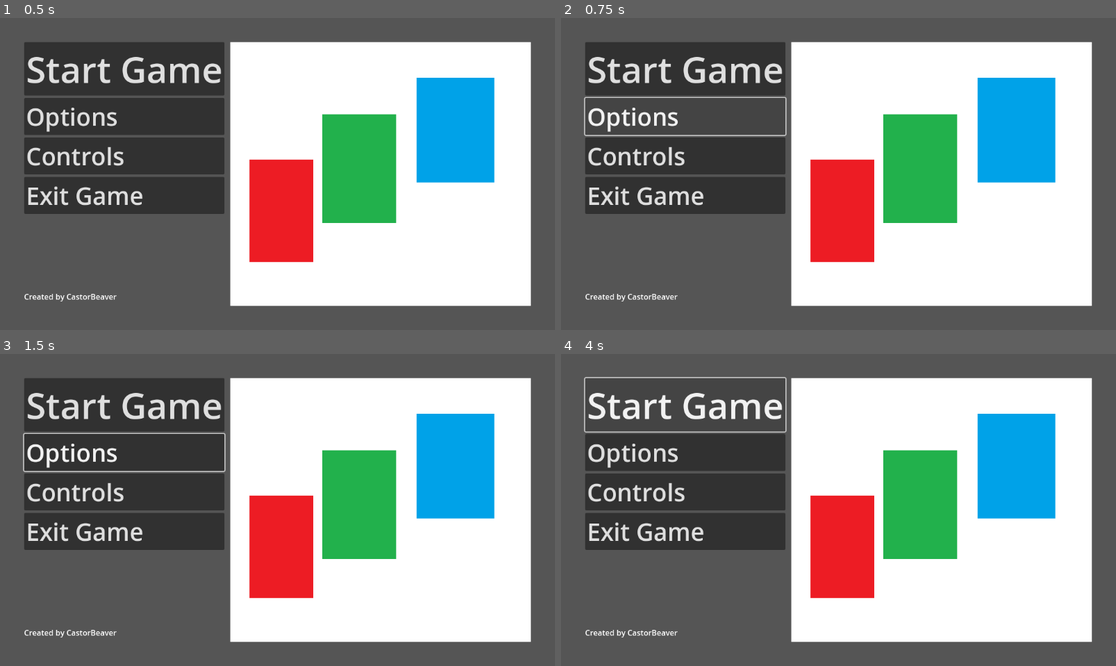
Above: before the commit, frames 1-4 (two rows, left to right).
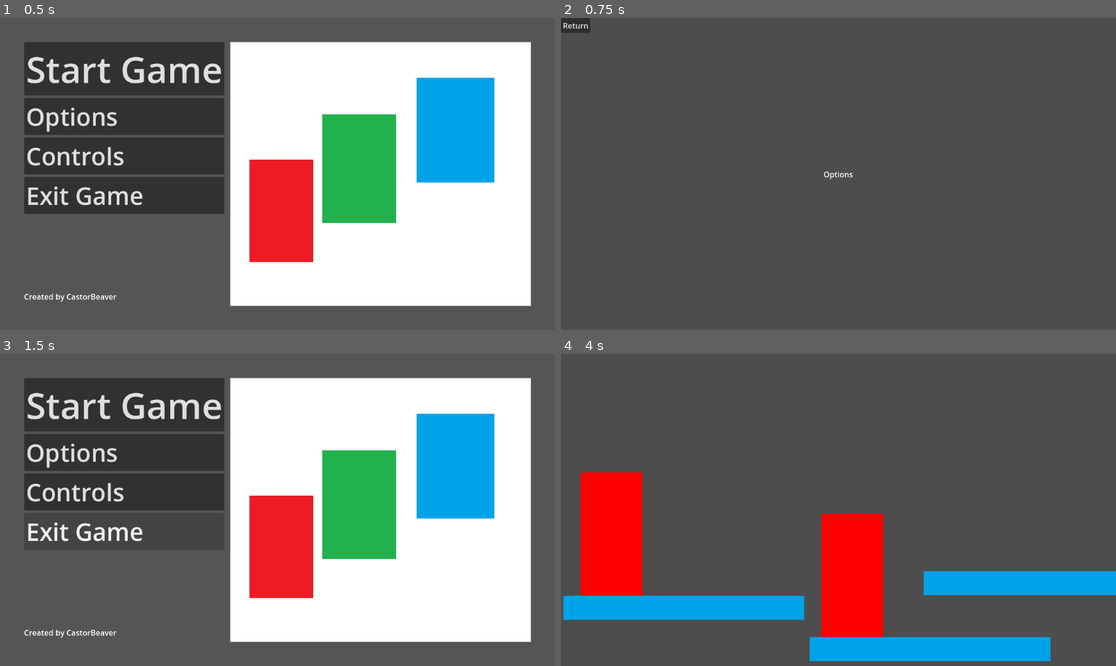
Above: after the commit, the same moments.

Repository: CastorBeaver/Acerola-Gamejam
Game: Godot game, scene res://Scenes/main_menu.tscn
Two runs of this game, one before a commit and one after it. Both use one fixed random seed, a clock stepped at 60 frames per second and the inputs below.
Inputs (mouse positions are in pixels of both pictures, inside the frame that each line leads up to):
- Up to frame 1 (0.5 s): no input
- Up to frame 2 (0.75 s): click "Options" at 0.5 s
- Up to frame 3 (1.5 s): click (16, 360) at 1.25 s, where only the run after the commit has a clickable "Return"
- Up to frame 4 (4 s): click "Controls" at 2 s; click (577, 360) at 2.75 s, where only the run after the commit has a clickable "Return"; click "Start Game" at 3.5 s

Frame 1 is identical in both runs. In frame 2, 62% of the frame differs, in the area x 0-96%, y 0-93%; in frame 3, 0.4%; in frame 4, 69%, in the area x 0-100%, y 7-99%.

Commit message:
Add files via upload

Diff:
--- a/Acerola Game Jam/Levels/level_1.gd
+++ b/Acerola Game Jam/Levels/level_1.gd
@@ -5,13 +5,6 @@
 func _ready():
 	pass # Replace with function body.
 
-
 # Called every frame. 'delta' is the elapsed time since the previous frame.
 func _process(delta):
 	pass
-
-
-
-
-func _on_button_pressed():
-	get_tree().change_scene_to_file("res://main_menu.tscn")
--- a/Acerola Game Jam/Levels/level_1.tscn
+++ b/Acerola Game Jam/Levels/level_1.tscn
@@ -1,6 +1,23 @@
-[gd_scene load_steps=2 format=3 uid="uid://bnyx0ktlk6ggp"]
+[gd_scene load_steps=4 format=3 uid="uid://bnyx0ktlk6ggp"]
 
 [ext_resource type="Script" path="res://Levels/level_1.gd" id="1_jl6qe"]
+[ext_resource type="PackedScene" uid="uid://nwo87a4yj028" path="res://Scenes/floor.tscn" id="2_0p063"]
+[ext_resource type="PackedScene" uid="uid://b34qdtt7c0rga" path="res://Scenes/Player.tscn" id="3_sbvya"]
 
 [node name="Level1" type="Node2D"]
 script = ExtResource("1_jl6qe")
+
+[node name="Floor" parent="." instance=ExtResource("2_0p063")]
+position = Vector2(255, 527)
+
+[node name="Floor2" parent="." instance=ExtResource("2_0p063")]
+position = Vector2(766, 613)
+
+[node name="Floor3" parent="." instance=ExtResource("2_0p063")]
+position = Vector2(1003, 476)
+
+[node name="player" parent="." instance=ExtResource("3_sbvya")]
+position = Vector2(105, 312)
+
+[node name="CharacterBody2D" parent="." instance=ExtResource("3_sbvya")]
+position = Vector2(605, 401)
--- a/Acerola Game Jam/Scenes/Player.tscn
+++ b/Acerola Game Jam/Scenes/Player.tscn
@@ -3,16 +3,14 @@
 [ext_resource type="Texture2D" uid="uid://lbv7pc2chnnl" path="res://Assets/pixil-frame-0(1).png" id="1_crogf"]
 [ext_resource type="Script" path="res://Scripts/Player.gd" id="1_hmiki"]
 
-[sub_resource type="RectangleShape2D" id="RectangleShape2D_dkrj2"]
+[sub_resource type="RectangleShape2D" id="RectangleShape2D_tpm02"]
 size = Vector2(128, 256)
 
-[node name="player" type="Area2D"]
-position = Vector2(517, 318)
+[node name="CharacterBody2D" type="CharacterBody2D"]
 script = ExtResource("1_hmiki")
-metadata/_edit_group_ = true
+
+[node name="CollisionShape2D" type="CollisionShape2D" parent="."]
+shape = SubResource("RectangleShape2D_tpm02")
 
 [node name="Sprite2D" type="Sprite2D" parent="."]
 texture = ExtResource("1_crogf")
-
-[node name="CollisionShape2D" type="CollisionShape2D" parent="."]
-shape = SubResource("RectangleShape2D_dkrj2")
--- /dev/null
+++ b/Acerola Game Jam/Scenes/floor.tscn
@@ -0,0 +1,14 @@
+[gd_scene load_steps=3 format=3 uid="uid://nwo87a4yj028"]
+
+[ext_resource type="Texture2D" uid="uid://bq7oywaehppxf" path="res://Assets/temp_floor.png" id="1_8uee8"]
+
+[sub_resource type="RectangleShape2D" id="RectangleShape2D_gonud"]
+size = Vector2(500, 50)
+
+[node name="Floor" type="StaticBody2D"]
+
+[node name="CollisionShape2D" type="CollisionShape2D" parent="."]
+shape = SubResource("RectangleShape2D_gonud")
+
+[node name="Sprite2D" type="Sprite2D" parent="."]
+texture = ExtResource("1_8uee8")
--- a/Acerola Game Jam/Scripts/Player.gd
+++ b/Acerola Game Jam/Scripts/Player.gd
@@ -1,26 +1,23 @@
-extends Area2D
+extends CharacterBody2D
 
-signal hit
+var run_speed = 350
+var jump_speed = -1000
+var gravity = 2500
 
-@export var speed = 400 # How fast the player will move (pixels/sec).
-var screen_size # Size of the game window.
+func get_input():
+	velocity.x = 0
+	var right = Input.is_action_pressed('ui_right')
+	var left = Input.is_action_pressed('ui_left')
+	var jump = Input.is_action_just_pressed('ui_up')
 
-func _ready():
-	screen_size = get_viewport_rect().size
+	if is_on_floor() and jump:
+		velocity.y = jump_speed
+	if right:
+		velocity.x += run_speed
+	if left:
+		velocity.x -= run_speed
 
-func _process(delta):
-	var velocity = Vector2.ZERO # The player's movement vector.
-	if Input.is_action_pressed("move_right"):
-		velocity.x += 1
-	if Input.is_action_pressed("move_left"):
-		velocity.x -= 1
-	if Input.is_action_pressed("move_down"):
-		velocity.y += 1
-	if Input.is_action_pressed("jump"):
-		velocity.y -= 1
-
-	if velocity.length() > 0:
-		velocity = velocity.normalized() * speed
-
-	position += velocity * delta
-	position = position.clamp(Vector2.ZERO, screen_size)
+func _physics_process(delta):
+	velocity.y += gravity * delta
+	get_input()
+	move_and_collide(velocity * delta)
--- a/Acerola Game Jam/Scripts/controls_menu.gd
+++ b/Acerola Game Jam/Scripts/controls_menu.gd
@@ -1,6 +1,4 @@
 extends Control
 
-
-
 func _on_button_pressed():
-	get_tree().change_scene_to_file("res://main_menu.tscn")
+	get_tree().change_scene_to_file("res://Scenes/main_menu.tscn")
--- a/Acerola Game Jam/Scripts/main_menu.gd
+++ b/Acerola Game Jam/Scripts/main_menu.gd
@@ -1,13 +1,13 @@
 extends Control
 
 func _on_start_button_pressed():
-	get_tree().change_scene_to_file("res://Level Scenes/level_1.tscn")
+	get_tree().change_scene_to_file("res://Levels/level_1.tscn")
 
 func _on_options_button_pressed():
-	get_tree().change_scene_to_file("res://options_menu.tscn")
+	get_tree().change_scene_to_file("res://Scenes/options_menu.tscn")
 
 func _on_controls_button_pressed():
-	get_tree().change_scene_to_file("res://controls_menu.tscn")
+	get_tree().change_scene_to_file("res://Scenes/controls_menu.tscn")
 
 func _on_exit_button_pressed():
 	get_tree().quit()
--- a/Acerola Game Jam/Scripts/options_menu.gd
+++ b/Acerola Game Jam/Scripts/options_menu.gd
@@ -1,4 +1,4 @@
 extends Control
 
 func _on_button_pressed():
-	get_tree().change_scene_to_file("res://main_menu.tscn")
+	get_tree().change_scene_to_file("res://Scenes/main_menu.tscn")
Binary file added: Acerola Game Jam/Assets/temp_floor.png
Not shown, added: Acerola Game Jam/Assets/temp_floor.png.import
